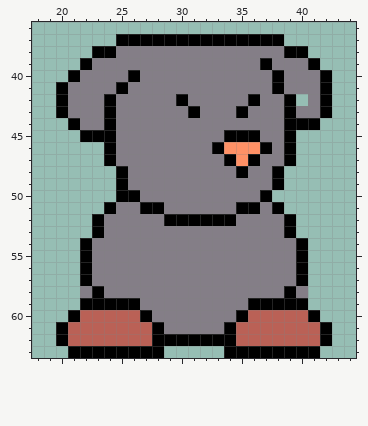
Pixel-art sprite -- Assets/Animation/Player/NewSpritesheets/Rework_Bemmy_Main-Crouch.png. Above: the version before the commit.
The file is 64x64 pixels. Shown: x 18..44, y 36..63.
New version:
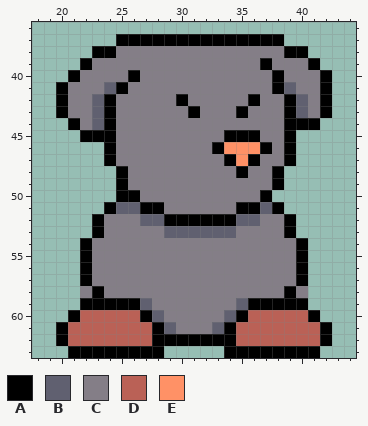
Palette (. is transparent): A #000000  B #606070  C #847e87  D #ba6156  E #ff9166
Edits made:
Changed rows in their new state; - is an unchanged pixel.
first column x 23:
41 -B--------------B-
42 B----------------B
43 B----------------B
44 B-----------------
first column x 25:
51 BB----------B
52 --BB------BB-
53 ----BBBBBB---
first column x 27:
59 B-------B
60 -B-----B-
61 --B---B--
Changed places in both pictures, as pixel boxes (x1, y1, x2, y2):
changed: (92, 82, 116, 130)
changed: (284, 82, 308, 118)
changed: (116, 202, 272, 238)
changed: (140, 298, 176, 334)
changed: (212, 298, 248, 334)
